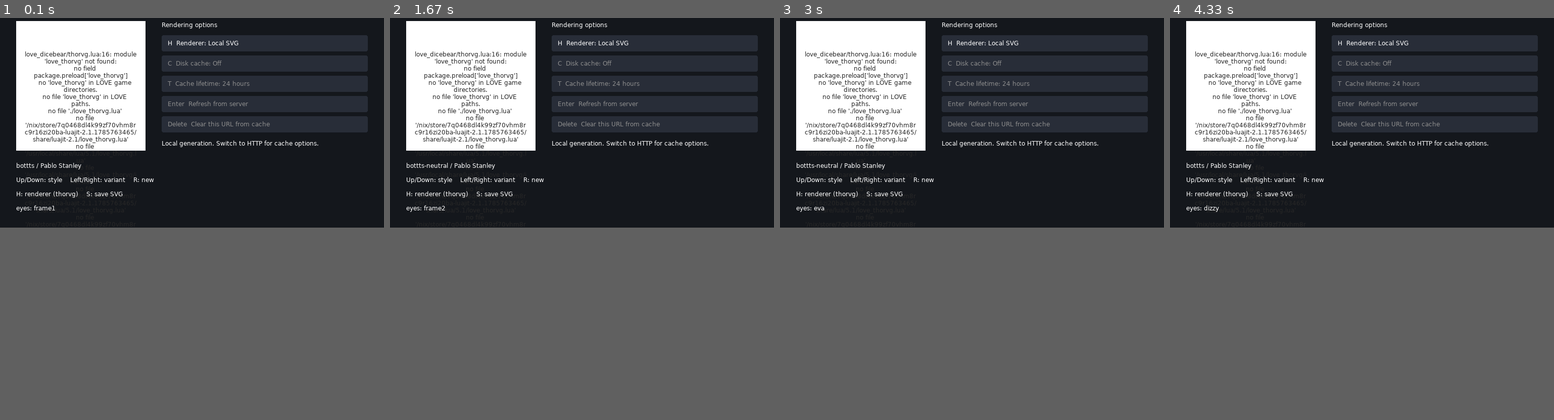
Above: before the commit, frames 1-4 (left to right).
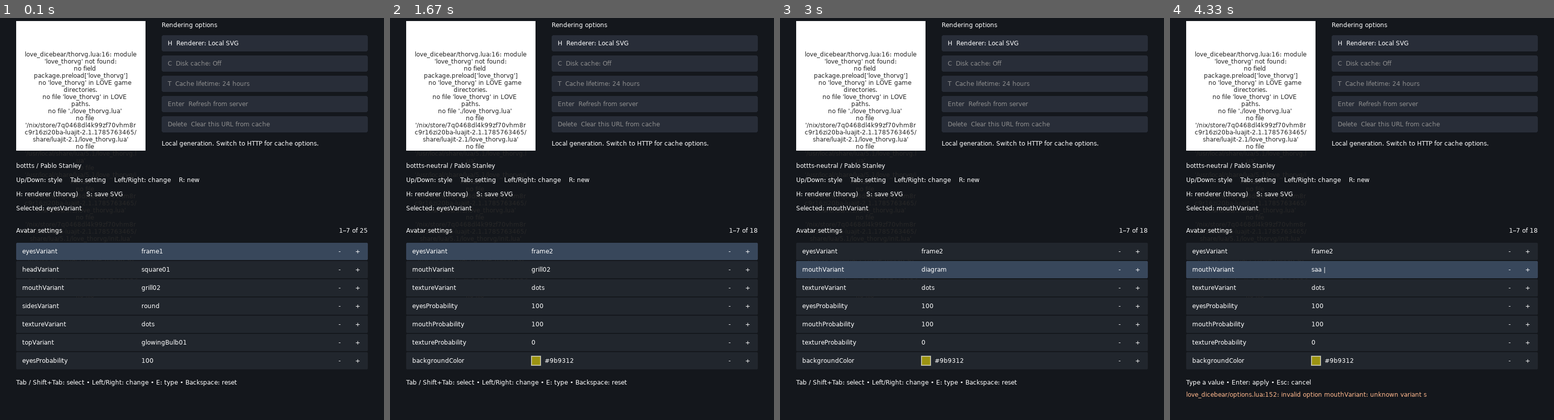
Above: after the commit, the same moments.

Repository: Kyonru/love-dicebear
Game: LÖVE game, started from main.lua
Two runs of this game, one before a commit and one after it. Both use one fixed random seed, a clock stepped at 60 frames per second and the inputs below.
Inputs (mouse positions are in pixels of both pictures, inside the frame that each line leads up to):
- Up to frame 1 (0.1 s): no input
- Up to frame 2 (1.67 s): hold Right 0.33-0.8 s; move the mouse to (566, 231) at 0.37 s; hold Up 0.88-1.18 s; move the mouse to (704, 202) at 0.92 s; click (416, 251) at 1.27 s, where only the run after the commit has a clickable "eyesVariant"; hold Right from 1.55 s (still down); hold D from 1.55 s (still down); move the mouse to (462, 150) at 1.58 s
- Up to frame 3 (3 s): tap E at 1.7 s; release Right at 2.02 s; release D at 2.02 s; tap Enter at 2.05 s; hold Tab 2.38-2.92 s; hold Left 2.38-2.92 s; hold A 2.38-2.92 s; move the mouse to (1018, 247) at 2.42 s; hold Left from 2.95 s (still down); hold A from 2.95 s (still down); move the mouse to (979, 74) at 2.98 s
- Up to frame 4 (4.33 s): tap E at 3.1 s; release Left at 3.48 s; release A at 3.48 s; hold Down 3.52-3.82 s; hold S 3.52-3.82 s; move the mouse to (1223, 198) at 3.55 s; hold Keypad Enter 3.85-4.25 s; hold Left 3.85-4.25 s; hold A 3.85-4.25 s; move the mouse to (1365, 255) at 3.88 s; hold Left from 4.28 s (still down); hold A from 4.28 s (still down); move the mouse to (1350, 142) at 4.32 s
In our replay, the window is 760x440 before the commit and 760x820 after it. These sizes can differ from the game's own. Grey fills any space a smaller window leaves; there, only what the larger window draws over its background counts as a difference.

The runs differ from the first frame. In frame 1, 5.1% of the frame differs, in the area x 4-96%, y 39-92%; in frame 2, 5.2%; in frame 3, 5.2%; in frame 4, 5.5%, in the area x 4-96%, y 36-95%.

Commit message:
feat: edit every avatar setting in the catalog example
Co-authored-by: OpenAI Codex <codex@openai.com>

Diff:
--- a/conf.lua
+++ b/conf.lua
@@ -2,6 +2,6 @@
   t.identity = 'love-dicebear-demo'
   t.version = '11.5'
   t.window.width = 760
-  t.window.height = 440
+  t.window.height = 820
   t.modules.audio = false
 end
--- /dev/null
+++ b/example/editor.lua
@@ -0,0 +1,206 @@
+-- Descriptor-driven controls for the catalog example; not part of the library API.
+local dicebear = require('love_dicebear')
+local copy = require('love_dicebear.util').copy
+local Editor = {}
+Editor.__index = Editor
+local fallbackColors = {'#ffffff', '#111827', '#448ef4', '#d95c9a', '#e8edf2', '#fbbf24', '#22c55e'}
+local steps = {rotate = 5, scale = 0.1, translateX = 5, translateY = 5, borderRadius = 1, size = 16, fontWeight = 100}
+local visibleRows, rowHeight = 7, 36
+
+local function trimLast(text)
+  local index = #text
+  while index > 1 and text:byte(index) >= 128 and text:byte(index) < 192 do index = index - 1 end
+  return text:sub(1, index - 1)
+end
+
+function Editor.new(onChange)
+  return setmetatable({onChange = onChange, rows = {}, selected = 1, offset = 0}, Editor)
+end
+
+function Editor:setDescription(description)
+  self.description, self.rows, self.selected, self.offset = description, {}, 1, 0
+  self.input, self.message = nil, nil
+  local names = {}
+  for name in pairs(description.options) do names[#names + 1] = name end
+  local function rank(name)
+    local spec = description.options[name]
+    if name == 'eyesVariant' then return 0 end
+    if spec.type == 'variant' then return 1 end
+    if name:match('Probability$') then return 2 end
+    if spec.type == 'color' then return 3 end
+    if spec.type == 'range' or spec.type == 'enum' then return 4 end
+    return 5
+  end
+  table.sort(names, function(a, b) return rank(a) == rank(b) and a < b or rank(a) < rank(b) end)
+  for _, name in ipairs(names) do
+    self.rows[#self.rows + 1] = {name = name, spec = description.options[name]}
+  end
+end
+
+function Editor:setState(requested, resolved, renderer)
+  self.requested, self.resolved, self.renderer = requested, resolved, renderer
+end
+
+function Editor:isEnabled(row)
+  if self.renderer ~= 'http' then return true end
+  local name = row.name
+  local component = name:match('^(.*)Probability$')
+  local alias = row.spec.extends or (component and self.description.options[component .. 'Variant'].extends)
+  return not alias and name ~= 'fontFamily' and name ~= 'fontWeight' and name ~= 'title'
+end
+
+function Editor:value(row)
+  local value = self.resolved[row.name]
+  if type(value) == 'table' then return row.spec.type == 'color' and 'transparent' or '(hidden)' end
+  return value == nil and '(default)' or tostring(value)
+end
+
+function Editor:select(index)
+  self.selected = (index - 1) % #self.rows + 1
+  self.offset = math.max(0, math.min(self.offset, self.selected - 1))
+  if self.selected > self.offset + visibleRows then self.offset = self.selected - visibleRows end
+  self.message = nil
+end
+
+function Editor:apply(value, reset)
+  local row = self.rows[self.selected]
+  if not self:isEnabled(row) then self.message = 'This setting is local-only.'; return false end
+  local edited = copy(self.requested)
+  edited[row.name] = value
+  if not reset and row.spec.type == 'variant' then
+    edited[row.name:gsub('Variant$', 'Probability')] = 100
+  end
+  local ok, err = pcall(dicebear.resolve, self.description.name, edited)
+  if ok and self.renderer == 'http' then ok, err = pcall(require('love_dicebear.http').url, self.description.name, edited) end
+  if not ok then self.message = tostring(err); return false end
+  self.onChange(edited)
+  self.message = nil
+  return true
+end
+
+function Editor:beginInput()
+  local row = self.rows[self.selected]
+  if not self:isEnabled(row) then self.message = 'This setting is local-only.'; return end
+  local value = self:value(row)
+  self.input = (value == '(default)' or value == '(hidden)') and '' or value
+  self.replaceInput, self.message, self.ignoreOpeningText = true, nil, nil
+end
+
+function Editor:adjust(direction)
+  local row = self.rows[self.selected]
+  if not self:isEnabled(row) then self.message = 'This setting is local-only.'; return end
+  local spec, value = row.spec, self.resolved[row.name]
+  if spec.type == 'variant' or spec.type == 'enum' or spec.type == 'color' then
+    local choices = copy(spec.values or (#spec.palette > 0 and spec.palette or fallbackColors))
+    if spec.type == 'color' then choices[#choices + 1] = 'transparent' end
+    if #choices == 0 then return end
+    local current = direction > 0 and 0 or 1
+    for i, choice in ipairs(choices) do if choice == value then current = i; break end end
+    local chosen = choices[(current - 1 + direction) % #choices + 1]
+    self:apply(chosen == 'transparent' and {} or chosen)
+  elseif spec.type == 'number' or spec.type == 'range' then
+    local maximum = self.renderer == 'http' and row.name == 'size' and 256 or spec.max
+    local step = steps[row.name] or 10
+    local number = math.max(spec.min, math.min(maximum, (value or spec.default or 256) + step * direction))
+    self:apply(math.floor(number * 10000 + 0.5) / 10000)
+  else self:beginInput() end
+end
+
+function Editor:keypressed(key)
+  if self.input ~= nil then
+    if key == 'escape' then self.input, self.message = nil, nil
+    elseif key == 'backspace' then
+      self.input = self.replaceInput and '' or trimLast(self.input)
+      self.replaceInput = false
+    elseif key == 'return' or key == 'kpenter' then
+      local row, value = self.rows[self.selected], self.input
+      if row.spec.type == 'number' or row.spec.type == 'range' then
+        value = tonumber(value)
+        if not value then self.message = 'Enter a number.'; return true end
+      elseif row.spec.type == 'color' and value:lower() == 'transparent' then value = {} end
+      if self:apply(value) then self.input = nil end
+    end
+    return true -- Typed letters must not trigger Save, Randomize, or renderer shortcuts.
+  end
+  if key == 'tab' then
+    local backwards = love and love.keyboard and love.keyboard.isDown('lshift', 'rshift')
+    self:select(self.selected + (backwards and -1 or 1))
+  elseif key == 'pageup' or key == 'pagedown' then self:select(self.selected + (key == 'pageup' and -visibleRows or visibleRows))
+  elseif key == 'left' or key == 'right' then self:adjust(key == 'right' and 1 or -1)
+  elseif key == 'e' then self:beginInput(); self.ignoreOpeningText = self.input ~= nil
+  elseif key == 'backspace' then self:apply(nil, true)
+  else return false end
+  return true
+end
+
+function Editor:textinput(text)
+  if self.ignoreOpeningText then
+    self.ignoreOpeningText = nil
+    if text == 'e' or text == 'E' then return end
+  end
+  if self.input ~= nil then
+    self.input = (self.replaceInput and '' or self.input) .. text
+    self.replaceInput = false
+  end
+end
+
+function Editor:mousepressed(x, y, button)
+  if button ~= 1 or self.input ~= nil or x < 32 or x > 728 or y < 470 or y >= 470 + visibleRows * rowHeight then return end
+  local index = self.offset + math.floor((y - 470) / rowHeight) + 1
+  if not self.rows[index] then return end
+  self:select(index)
+  if x >= 692 then self:adjust(1)
+  elseif x >= 656 then self:adjust(-1)
+  elseif x >= 280 then self:beginInput() end
+end
+
+function Editor:wheelmoved(y)
+  if self.input == nil then self:select(self.selected + (y > 0 and -1 or 1)) end
+end
+
+function Editor:draw()
+  local g = love.graphics
+  g.setColor(1, 1, 1)
+  g.print('Avatar settings', 32, 438)
+  g.printf((self.offset + 1) .. '–' .. math.min(#self.rows, self.offset + visibleRows) .. ' of ' .. #self.rows, 560, 438, 168, 'right')
+  for slot = 1, visibleRows do
+    local index, y = self.offset + slot, 470 + (slot - 1) * rowHeight
+    local row = self.rows[index]
+    if row then
+      local selected, enabled = index == self.selected, self:isEnabled(row)
+      g.setColor(selected and 0.22 or 0.13, selected and 0.28 or 0.15, selected and 0.36 or 0.18)
+      g.rectangle('fill', 32, y, 696, rowHeight - 2, 3, 3)
+      local shade = enabled and 1 or 0.6
+      g.setColor(shade, shade, shade)
+      g.print(row.name, 44, y + 9)
+      local value = (selected and self.input ~= nil) and (self.input .. ' |') or self:value(row)
+      if not enabled then value = value .. ' (local only)' end
+      local valueX = 280
+      if row.spec.type == 'color' then
+        local color = self.resolved[row.name]
+        if type(color) == 'string' then
+          g.setColor(tonumber(color:sub(2, 3), 16) / 255, tonumber(color:sub(4, 5), 16) / 255,
+            tonumber(color:sub(6, 7), 16) / 255, tonumber(color:sub(8, 9), 16) and tonumber(color:sub(8, 9), 16) / 255 or 1)
+          g.rectangle('fill', 280, y + 8, 18, 18)
+        end
+        g.setColor(shade, shade, shade)
+        g.rectangle('line', 280, y + 8, 18, 18)
+        valueX = 306
+      end
+      while g.getFont():getWidth(value) > 640 - valueX and #value > 0 do value = trimLast(value) end
+      g.print(value, valueX, y + 9)
+      g.printf('-', 656, y + 9, 32, 'center')
+      g.printf('+', 692, y + 9, 32, 'center')
+    end
+  end
+  g.setColor(1, 1, 1)
+  local hint = self.input ~= nil and 'Type a value • Enter: apply • Esc: cancel' or 'Tab / Shift+Tab: select • Left/Right: change • E: type • Backspace: reset'
+  g.print(hint, 32, 738)
+  if self.message then
+    g.setColor(1, 0.72, 0.55)
+    g.printf(self.message, 32, 762, 696)
+  end
+  g.setColor(1, 1, 1)
+end
+
+return Editor
--- a/main.lua
+++ b/main.lua
@@ -1,12 +1,10 @@
 -- Catalog example: local ThorVG or optional HTTP PNG rendering.
 local dicebear = require('love_dicebear')
-local document, state, variantIndex
+local document, state
 local styleName, styleIndex = 'bottts', 1
 local styles = dicebear.styles()
-local part = 'eyes'
 local previewNotice
 local description = dicebear.describe(styleName)
-local variants = dicebear.describe('bottts').options.eyesVariant.values
 local renderer = 'thorvg'
 local fontPath
 local requested, pending, statusMessage, smoke
@@ -14,21 +12,13 @@
 local lifetimes = {{label = '5 minutes', seconds = 300}, {label = '1 hour', seconds = 3600}, {label = '24 hours', seconds = 86400}}
 local lifetimeIndex = 3
 local copy = require('love_dicebear.util').copy
+local editor = require('example.editor').new()
 
 local function selectStyle(name)
   description = dicebear.describe(name)
   styleName = name
   for i, value in ipairs(styles) do if value == name then styleIndex = i end end
-  part = description.options.eyesVariant and 'eyes' or nil
-  if not part then
-    local parts = {}
-    for key, spec in pairs(description.options) do
-      if spec.type == 'variant' and not spec.extends then parts[#parts + 1] = key:sub(1, -8) end
-    end
-    table.sort(parts)
-    part = parts[1]
-  end
-  variants = part and description.options[part .. 'Variant'].values or {}
+  editor:setDescription(description)
 end
 
 local function rebuild(options)
@@ -41,7 +31,7 @@
   elseif previewNotice then
     nextState = dicebear.resolve(styleName, options)
   else
-    local fonts = fontPath and {['system-ui'] = fontPath} or nil
+    local fonts = fontPath and {[options.fontFamily or 'system-ui'] = fontPath} or nil
     local ok, result, resolved = pcall(require('love_dicebear.thorvg').new,
       styleName, options, {width = 256, height = 256, fonts = fonts})
     if ok then nextDocument, nextState = result, resolved
@@ -49,9 +39,10 @@
   end
   if document then document:release() end
   document, state = nextDocument, nextState
-  variantIndex = 1
-  for i, variant in ipairs(variants) do if variant == state[part .. 'Variant'] then variantIndex = i end end
-end
+  editor:setState(requested, state, renderer)
+end
+
+editor.onChange = rebuild
 
 function love.load(args)
   if args[1] == '--http-test' then
@@ -62,6 +53,7 @@
     local ok, err = pcall(function()
       require('tests.run')
       require('tests.adapter')
+      require('tests.editor')
       require('tests.http_url')
       require('tests.http')
       require('tests.http_worker')
@@ -86,9 +78,11 @@
     if arg == '--cache' then cacheEnabled = true end
     if arg == '--font' then fontPath = assert(args[i + 1], '--font requires a path inside the game') end
   end
+  if args[1] == '--editor-test' then styleName, renderer = 'initials', 'thorvg' end
   selectStyle(styleName)
   love.window.setTitle('love-dicebear / Style catalog')
   rebuild({seed = 'hello-love', backgroundColor = 'e8edf2', borderRadius = 12})
+  if args[1] == '--editor-test' then smoke = require('tests.editor_render').new(editor) end
 end
 
 function love.update(dt)
@@ -116,14 +110,8 @@
 
 function love.keypressed(key)
   if not state then return end
-  if key == 'right' or key == 'left' then
-    if #variants == 0 then return end
-    variantIndex = (variantIndex - 1 + (key == 'right' and 1 or -1)) % #variants + 1
-    local edited = copy(requested)
-    edited[part .. 'Variant'] = variants[variantIndex]
-    edited[part .. 'Probability'] = 100
-    rebuild(edited)
-  elseif key == 'up' or key == 'down' then
+  if editor:keypressed(key) then return end
+  if key == 'up' or key == 'down' then
     local seed = state.seed
     styleIndex = (styleIndex - 1 + (key == 'down' and 1 or -1)) % #styles + 1
     selectStyle(styles[styleIndex])
@@ -144,6 +132,10 @@
     statusMessage = ok and ('Saved ' .. filename) or (message or 'Save failed')
     if ok then print('Saved ' .. love.filesystem.getSaveDirectory() .. '/' .. filename) end
   elseif key == 'h' then
+    if renderer == 'thorvg' then
+      local valid, err = pcall(require('love_dicebear.http').url, styleName, requested)
+      if not valid then statusMessage = 'Cannot switch to HTTP: ' .. tostring(err); return end
+    end
     renderer = renderer == 'http' and 'thorvg' or 'http'
     rebuild(requested)
   elseif key == 'c' and renderer == 'http' then
@@ -174,11 +166,19 @@
 end
 
 function love.mousepressed(x, y, button)
-  if button ~= 1 or not state or x < 320 or x > 728 then return end
+  if not state then return end
+  editor:mousepressed(x, y, button)
+  if editor.input ~= nil or button ~= 1 or x < 320 or x > 728 then return end
   for i, control in ipairs(controls()) do
     local top = 60 + (i - 1) * 40
     if y >= top and y <= top + 32 and control.enabled then love.keypressed(control.key); return end
   end
+end
+
+function love.textinput(text) editor:textinput(text) end
+function love.wheelmoved(_, y)
+  local _, mouseY = love.mouse.getPosition()
+  if state and mouseY >= 438 and y ~= 0 then editor:wheelmoved(y) end
 end
 
 function love.draw()
@@ -212,11 +212,13 @@
   end
   love.graphics.printf(detail, 320, 266, 408)
   love.graphics.print(styleName .. ' / ' .. ((description.meta.creator or {}).name or 'Unknown'), 32, 310)
-  love.graphics.print('Up/Down: style    Left/Right: variant    R: new', 32, 338)
+  love.graphics.print('Up/Down: style    Tab: setting    Left/Right: change    R: new', 32, 338)
   local source = renderer
   if renderer == 'http' and document and document:getSource() == 'cache' then source = 'http / cached' end
   love.graphics.print('H: renderer (' .. source .. ')    S: save ' .. (renderer == 'http' and 'PNG' or 'SVG'), 32, 366)
-  love.graphics.print(statusMessage or (part and (part .. ': ' .. tostring(state[part .. 'Variant'])) or ''), 32, 394)
+  love.graphics.printf(statusMessage or ('Selected: ' .. editor.rows[editor.selected].name), 32, 394, 696)
+  editor:draw()
+  if smoke and smoke.capture then smoke:capture() end
 end
 
 function love.quit() if document then document:release() end end
--- /dev/null
+++ b/tests/editor.lua
@@ -0,0 +1,63 @@
+local dicebear = require('love_dicebear')
+local Editor = require('example.editor')
+local editor, edits, input, state
+edits = 0
+editor = Editor.new(function(nextInput)
+  input, state, edits = nextInput, dicebear.resolve(editor.description.name, nextInput), edits + 1
+  editor:setState(input, state, editor.renderer)
+end)
+local function setup(style, renderer)
+  editor:setDescription(dicebear.describe(style))
+  input = {seed = 'editor-test'}
+  state = dicebear.resolve(style, input)
+  editor:setState(input, state, renderer or 'thorvg')
+end
+local function select(name)
+  for i, row in ipairs(editor.rows) do if row.name == name then editor:select(i); return end end
+  error('missing editor setting ' .. name)
+end
+local function typeValue(value)
+  editor:beginInput(); editor:textinput(value); editor:keypressed('return')
+end
+setup('bottts')
+assert(editor.rows[1].name == 'eyesVariant')
+local eyes = state.eyesVariant
+select('mouthVariant'); editor:adjust(1)
+assert(input.mouthVariant and input.mouthProbability == 100 and state.eyesVariant == eyes)
+select('topProbability'); typeValue('0'); assert(state.topProbability == 0)
+select('baseColor'); typeValue('#abc'); assert(state.baseColor == '#aabbcc')
+select('backgroundColor'); typeValue('transparent'); assert(type(state.backgroundColor) == 'table')
+select('rotate'); editor:adjust(1); assert(state.rotate == 5)
+select('scale'); typeValue('0.8'); assert(state.scale == 0.8)
+select('flip'); editor:adjust(1); assert(state.flip == 'horizontal')
+select('rotate'); editor:keypressed('backspace'); assert(input.rotate == nil and state.rotate == 0)
+select('scale'); local before = edits
+editor:beginInput(); editor:textinput('invalid'); editor:keypressed('return')
+assert(edits == before and editor.input ~= nil and editor.message)
+editor:keypressed('escape'); assert(editor.input == nil)
+select('seed'); editor:keypressed('e'); editor:textinput('e');
+assert(editor.input == state.seed, 'opening shortcut was inserted as text')
+editor:textinput('Adaé'); editor:keypressed('backspace')
+assert(editor.input == 'Ada')
+assert(editor:keypressed('s') and edits == before, 'editing text leaked an application shortcut')
+editor:keypressed('return'); assert(state.seed == 'Ada')
+setup('initials', 'http')
+select('fontFamily'); before = edits; editor:adjust(1)
+assert(edits == before and editor.message:find('local%-only'))
+select('size'); typeValue('257'); assert(editor.input ~= nil and edits == before)
+editor:keypressed('escape'); editor:adjust(1); assert(state.size == 256)
+editor:adjust(-1); assert(state.size == 240)
+-- Every descriptor is discoverable, and cycling source variants/colors is valid for every style.
+for _, style in ipairs(dicebear.styles()) do
+  setup(style)
+  local count = 0
+  for _ in pairs(editor.description.options) do count = count + 1 end
+  assert(#editor.rows == count, style)
+  for i, row in ipairs(editor.rows) do
+    if row.spec.type == 'variant' or row.spec.type == 'color' or row.spec.type == 'enum' then
+      editor:select(i); editor:adjust(1)
+      assert(not editor.message, style .. '/' .. row.name .. ': ' .. tostring(editor.message))
+    end
+  end
+end
+print('PASS: editor components, visibility, colors, transforms, text, validation, HTTP limits and all 63 style schemas')
--- /dev/null
+++ b/tests/editor_render.lua
@@ -0,0 +1,41 @@
+-- Exercise the real example layout/input without requiring optional renderers or network.
+local M = {}
+function M.new(editor)
+  local function select(name)
+    for i, row in ipairs(editor.rows) do if row.name == name then editor:select(i); return end end
+    error('missing setting ' .. name)
+  end
+  select('backgroundColor')
+  editor:beginInput(); editor:textinput('#448ef4'); editor:keypressed('return')
+  assert(editor.resolved.backgroundColor == '#448ef4')
+  select('rotate'); editor:adjust(1); assert(editor.resolved.rotate == 5)
+  select('backgroundColor')
+  local self = {phase = 1, pending = false}
+  function self:update() end
+  function self:capture()
+    if self.pending then return end
+    self.pending = true
+    local phase = self.phase
+    love.graphics.captureScreenshot(function(pixels)
+      assert(pixels:getWidth() == 760 and pixels:getHeight() == 820)
+      pixels:encode('png', phase == 1 and 'editor-settings.png' or 'editor-input.png')
+      if phase == 1 then
+        select('seed')
+        love.keypressed('e'); love.textinput('e'); love.textinput('My avatar')
+        assert(editor.input == 'My avatar')
+        self.phase, self.pending = 2, false
+      else
+        love.keypressed('return')
+        assert(editor.resolved.seed == 'My avatar')
+        love.keypressed('s')
+        local svg = assert(love.filesystem.read('avatar.svg'))
+        assert(svg:find('#448ef4', 1, true), 'edited background was not saved')
+        print('PASS: example renders settings and text input, edits multiple fields, and saves the result')
+        print('Editor previews: ' .. love.filesystem.getSaveDirectory())
+        love.event.quit(0)
+      end
+    end)
+  end
+  return self
+end
+return M
--- a/tests/save.lua
+++ b/tests/save.lua
@@ -39,6 +39,10 @@
   love.keypressed('right')
   love.keypressed('s')
   assert(saved == dicebear.generate('bottts', settings), 'saved SVG differs from current avatar')
+  local originalEyes = settings.eyesVariant
+  love.keypressed('tab'); love.keypressed('right'); love.keypressed('s')
+  assert(settings.eyesVariant == originalEyes, 'editing another component changed eyes')
+  assert(saved == dicebear.generate('bottts', settings), 'non-eye edits were not saved')
   love.load({'--style', 'lorelei'})
   love.keypressed('right')
   love.keypressed('s')
